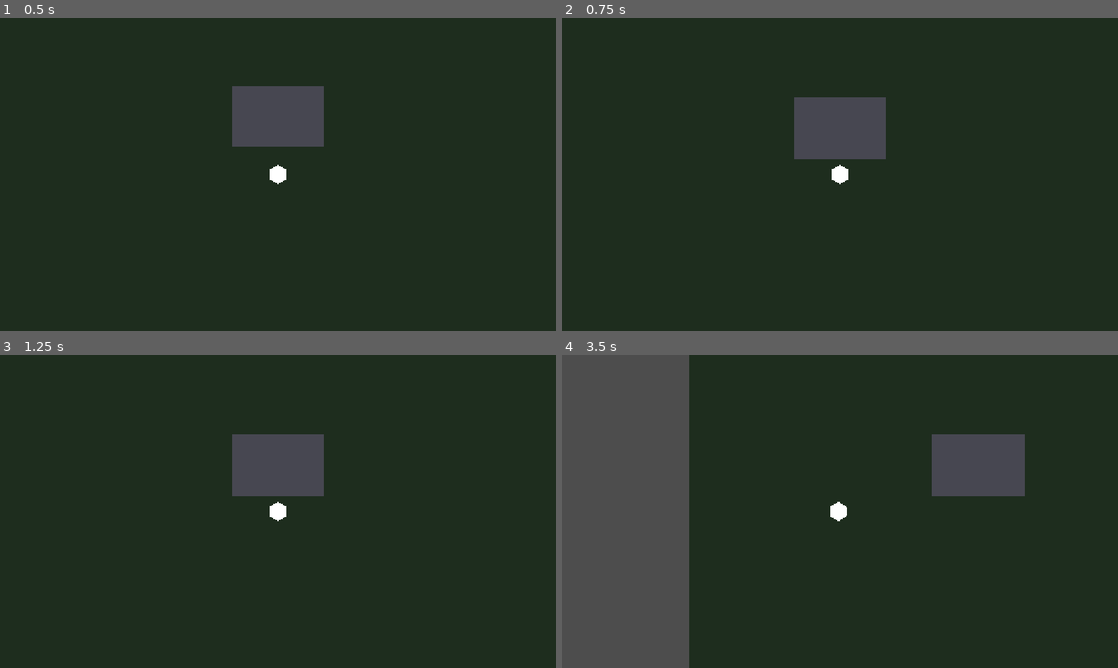
Above: before the commit, frames 1-4 (two rows, left to right).
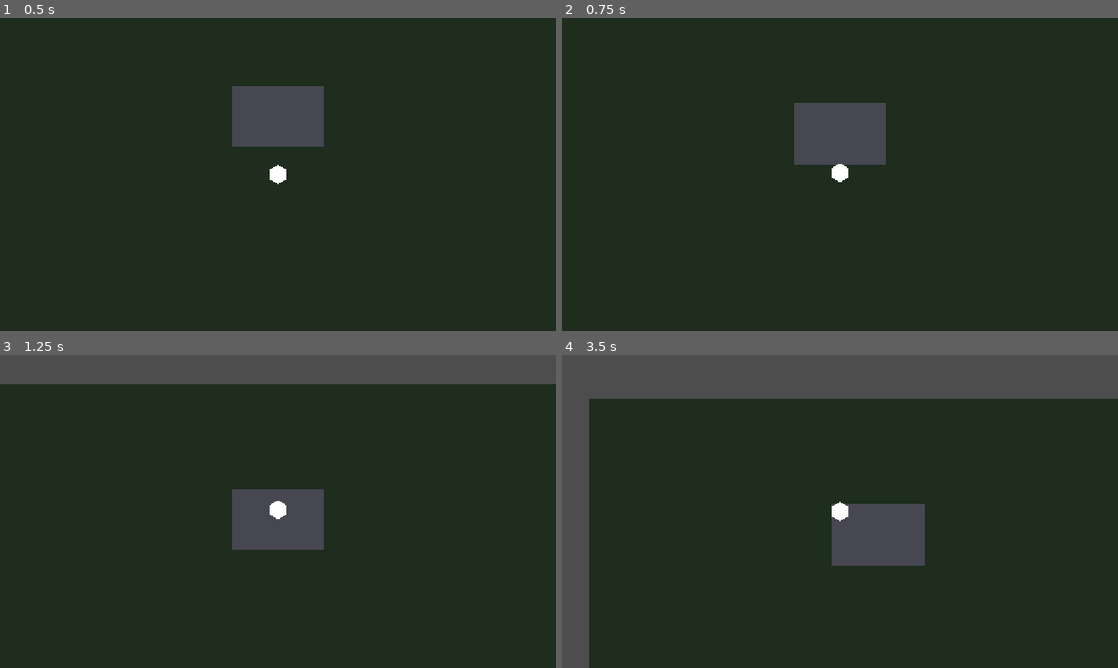
Above: after the commit, the same moments.

Repository: salexume94-pixel/Scripts
Game: Godot game, scene res://scenes/World.tscn
Same seed, same stepped clock (60 frames per second), same inputs: the game is played once before the commit and once after it.
Inputs:
- Up to frame 1 (0.5 s): no input
- Up to frame 2 (0.75 s): tap Enter at 0.5 s; hold Up (ui_up) from 0.53 s (still down)
- Up to frame 3 (1.25 s): keep holding Up (ui_up)
- Up to frame 4 (3.5 s): tap Space at 2 s; release Up (ui_up) at 2.03 s; hold Left (ui_left) from 2.03 s (still down)

Frame 1 is identical in both runs. In frame 2, 0.6% of the frame differs, in the area x 41-59%, y 25-54%; in frame 3, 15%; in frame 4, 33%, in the area x 4-100%, y 0-100%.
Error after the commit: Invalid assignment of property or key 'shape' with value of type 'RectangleShape2D' on a base object of type 'null instance'. (res://world/building.gd:61)

Commit message:
Open building entrance

Diff:
--- a/world/building.gd
+++ b/world/building.gd
@@ -4,27 +4,20 @@
 ## This script owns the Building's local visual footprint and wall collision.
 ## It does not move the Player, control the camera, or handle interaction.
 ##
-## The collision walls are placed at the visual edges of the Building. This
-## keeps the physical boundary aligned with what the player sees instead of
-## hiding the wall inside the building graphic.
+## The bottom wall is split around the Door so the entrance is a real opening.
+## All other walls remain solid and aligned with the visible Building edge.
 
 const BUILDING_SIZE := Vector2(192.0, 128.0)
 const WALL_THICKNESS := 16.0
+const DOOR_WIDTH := 48.0
 
 
 func _ready() -> void:
-    # Place each wall so its inner edge is aligned with the corresponding
-    # edge of the visual building footprint. The wall itself extends outward,
-    # leaving the Building interior clear while preventing visual overlap.
+    # Configure the three complete walls around the Building.
     _configure_wall(
         $BuildingCollision/TopWall,
         Vector2(BUILDING_SIZE.x + WALL_THICKNESS * 2.0, WALL_THICKNESS),
         Vector2(0.0, -BUILDING_SIZE.y / 2.0 - WALL_THICKNESS / 2.0)
-    )
-    _configure_wall(
-        $BuildingCollision/BottomWall,
-        Vector2(BUILDING_SIZE.x + WALL_THICKNESS * 2.0, WALL_THICKNESS),
-        Vector2(0.0, BUILDING_SIZE.y / 2.0 + WALL_THICKNESS / 2.0)
     )
     _configure_wall(
         $BuildingCollision/LeftWall,
@@ -37,6 +30,23 @@
         Vector2(BUILDING_SIZE.x / 2.0 + WALL_THICKNESS / 2.0, 0.0)
     )
 
+    # Split the bottom wall around the doorway. This creates a physical gap
+    # that matches the Door's visible entrance instead of placing a trigger
+    # on top of an otherwise impassable wall.
+    var segment_width := (BUILDING_SIZE.x - DOOR_WIDTH) / 2.0
+    var segment_x := DOOR_WIDTH / 2.0 + segment_width / 2.0
+
+    _configure_wall(
+        $BuildingCollision/BottomLeftWall,
+        Vector2(segment_width, WALL_THICKNESS),
+        Vector2(-segment_x, BUILDING_SIZE.y / 2.0 + WALL_THICKNESS / 2.0)
+    )
+    _configure_wall(
+        $BuildingCollision/BottomRightWall,
+        Vector2(segment_width, WALL_THICKNESS),
+        Vector2(segment_x, BUILDING_SIZE.y / 2.0 + WALL_THICKNESS / 2.0)
+    )
+
 
 func _configure_wall(
     wall: CollisionShape2D,
@@ -44,8 +54,8 @@
     position: Vector2
 ) -> void:
     # Create the rectangle used by this wall and assign its local position.
-    # Keeping this setup in one helper makes all four walls use the same
-    # collision construction rules.
+    # Keeping this setup in one helper makes every wall use the same collision
+    # construction rules.
     var shape := RectangleShape2D.new()
     shape.size = size
     wall.shape = shape
